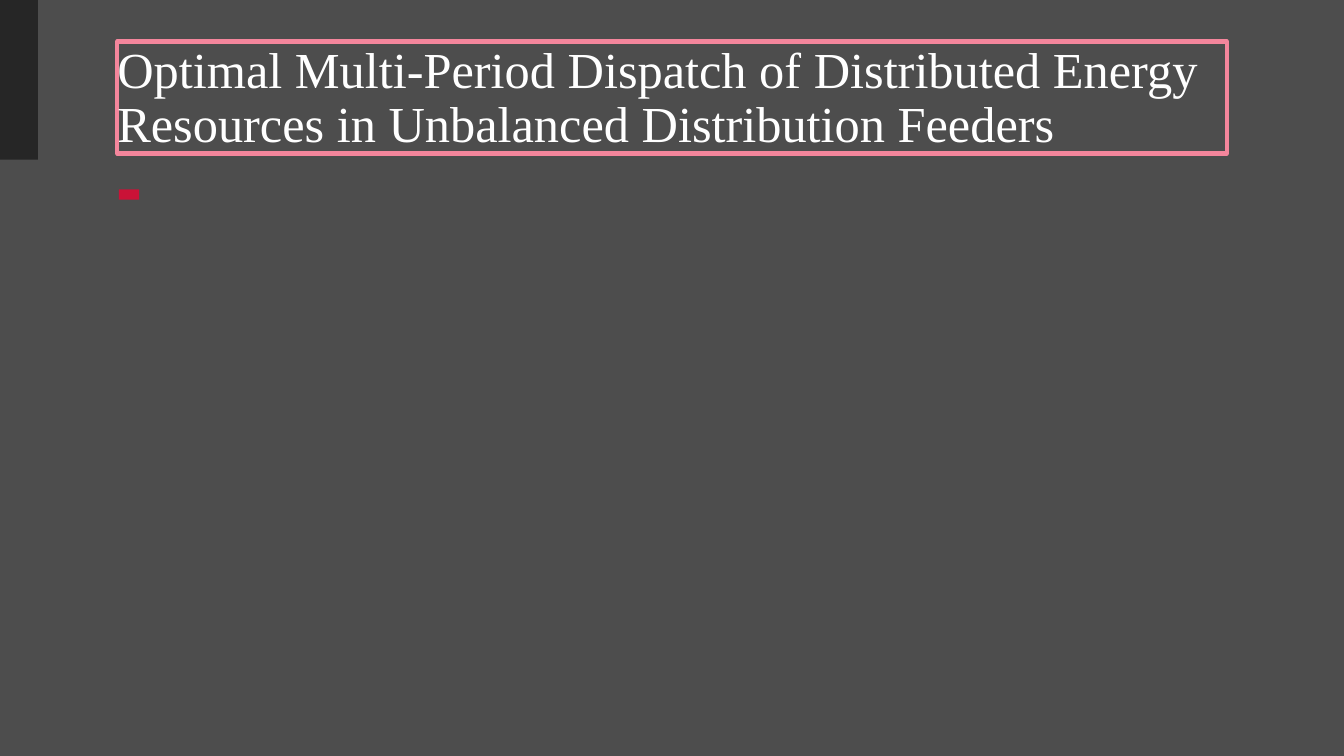
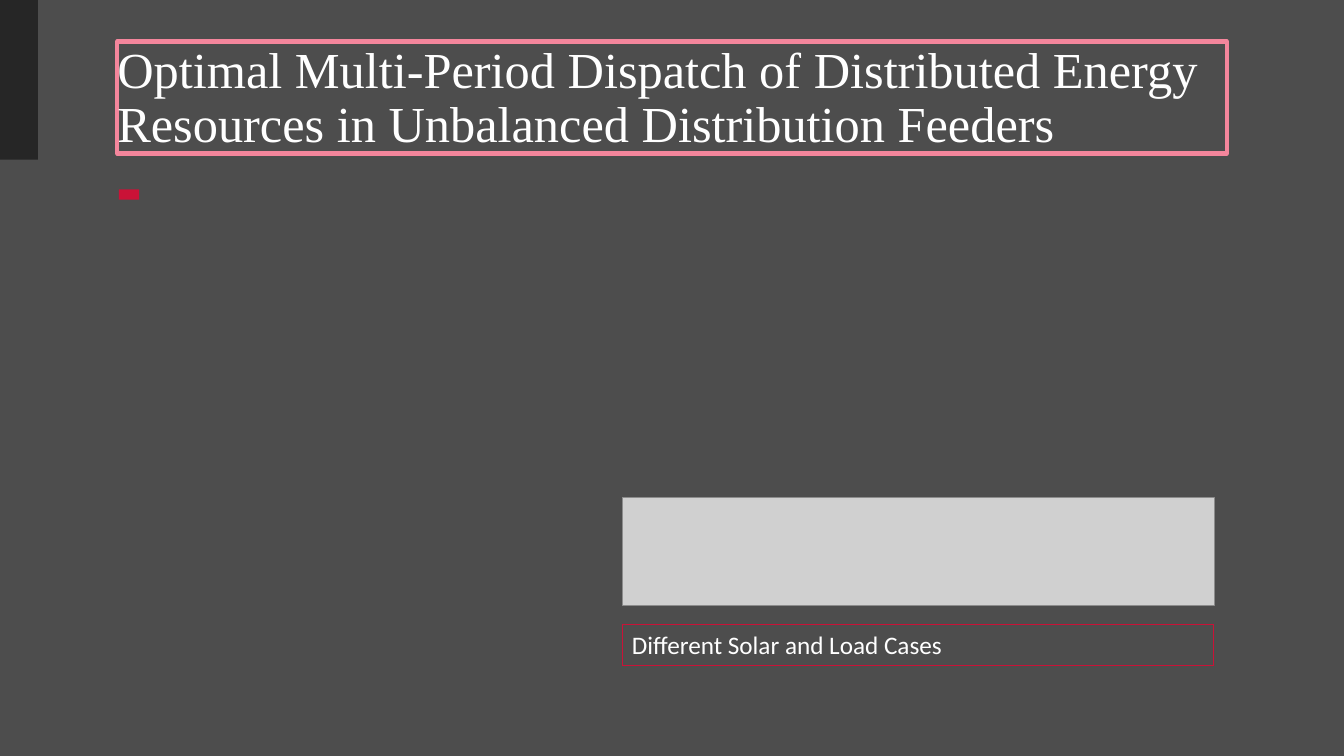
Before and after one commit to Realife-Brahmin/OriginalDocsHub, a slide deck: slide 15 of research_showcase/multiPeriodOptimization_aryan_ritwajeet_jha.pptx. Drawn at 1344x756 pixels with LibreOffice and Linux fonts; fonts in the diff are those of the drawing; grey boxes stand for pictures; background and template pictures are left out. Boxes give left, top, right and bottom in pixels: in the first picture for what was removed or moved away, otherwise in the second. Text is boxed around its words. In the diff, an @@ line names an element or a change of style, - is before the commit and + after.

```diff
--- a/research_showcase/multiPeriodOptimization_aryan_ritwajeet_jha.pptx
+++ b/research_showcase/multiPeriodOptimization_aryan_ritwajeet_jha.pptx
@@ picture added at bbox=[623, 498, 1215, 606] @@
@@ rectangle added at bbox=[622, 625, 1214, 665], outline #CA1237 0.75 pt, 18 pt, text #FFFFFF @@
+Different Solar and Load Cases
```
Also in this commit, not shown: 1 other slide changed.
